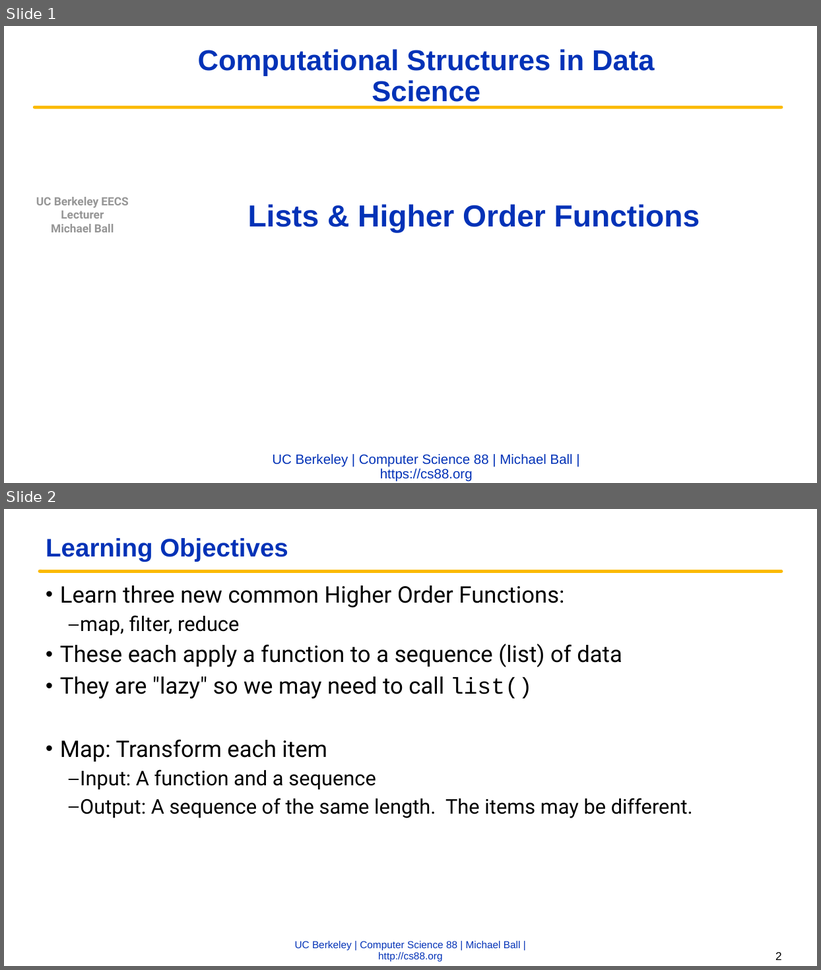
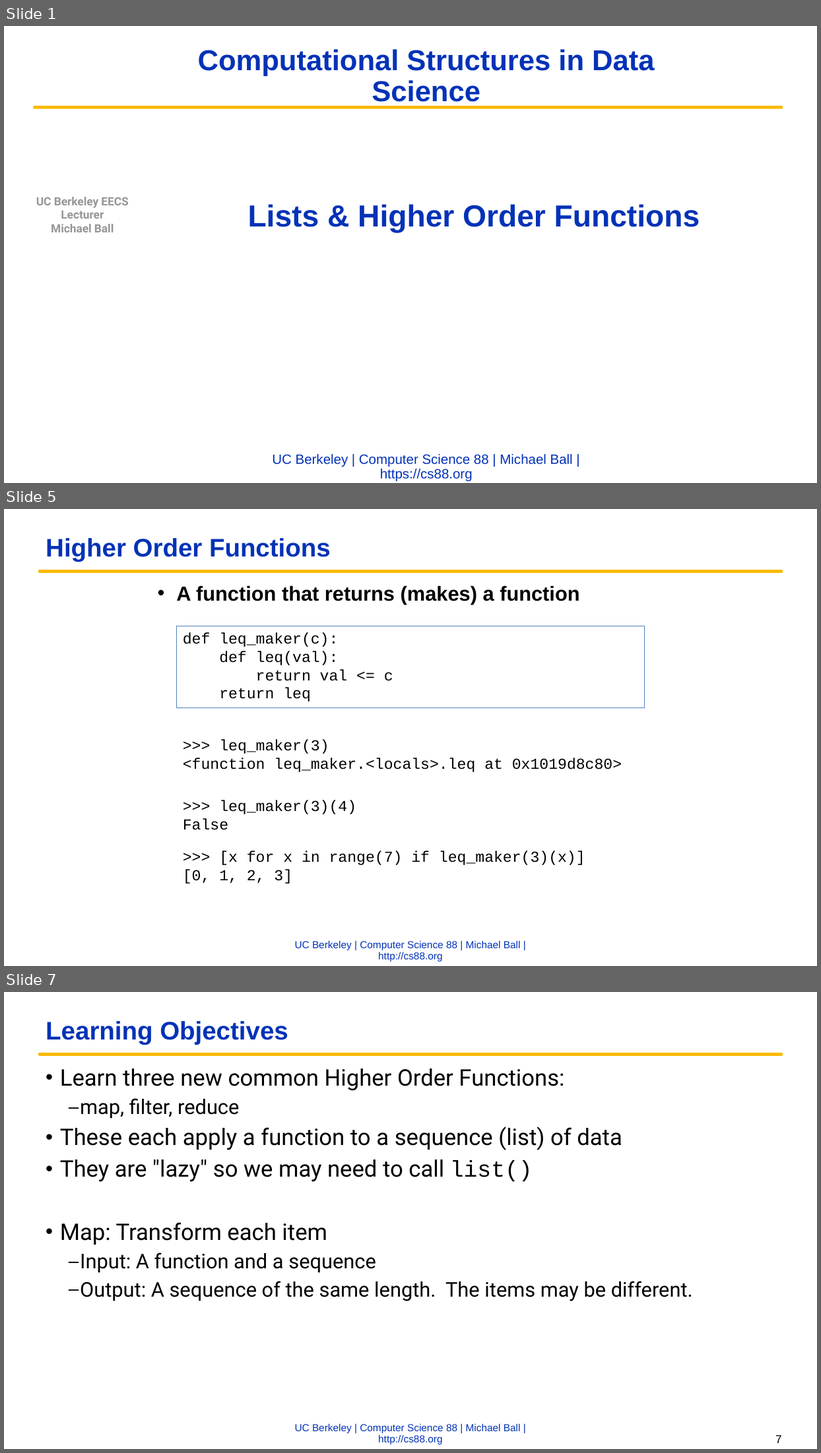
Before and after one commit to cs88-website/fa22, a slide deck: assets/slides/fa22/06-Lists_HOFs.pptx. Shown one above the other, each under a label of ours: slides 1 and 2 before the commit, slides 1, 5 and 7 after it; the slides between them are not shown. The pictures are 821x970 and 821x1453 pixels, drawn with LibreOffice and Linux fonts; fonts in the diff are those of the drawing; background and template pictures are left out. Boxes give left, top, right and bottom in pixels: in the first picture for what was removed or moved away, otherwise in the second. Text is boxed around its words. In the diff, an @@ line names an element or a change of style, - is before the commit and + after.

```diff
--- a/assets/slides/fa22/06-Lists_HOFs.pptx
+++ b/assets/slides/fa22/06-Lists_HOFs.pptx
@@ slide 5 added at (x1=4, y1=509, x2=817, y2=966), background #FFFFFF; not listed: 2 template elements that a slide beside it also shows @@
@@ title added at (x1=46, y1=538, x2=331, y2=562), 30 pt, text #0332B7, bold @@
+Higher Order Functions
@@ text added at (x1=176, y1=586, x2=580, y2=604), 24 pt, text #000000, bold @@
+• A function that returns (makes) a function
@@ rectangle added at (x1=177, y1=626, x2=644, y2=708), outline #4F81BD 0.74 pt, 18 pt, text #000000 @@
+def leq_maker(c):
+def leq(val):
+return val <= c
+return leq
@@ text added at (x1=183, y1=739, x2=622, y2=772), 18 pt, text #000000 @@
+>>> leq_maker(3)
+<function leq_maker.<locals>.leq at 0x1019d8c80>
@@ text added at (x1=183, y1=801, x2=356, y2=830), 18 pt, text #000000 @@
+>>> leq_maker(3)(4)
+False
@@ text added at (x1=183, y1=852, x2=585, y2=884), 18 pt, text #000000 @@
+>>> [x for x in range(7) if leq_maker(3)(x)]
+[0, 1, 2, 3]
@@ what was slide 2 is now slide 7 @@
@@ page number at (x1=776, y1=1436, x2=782, y2=1443): text changed @@
-2
+7
```
Also in this commit, not shown: 5 slides changed, 6 other slides added, 1 slide removed, 4 other files.
